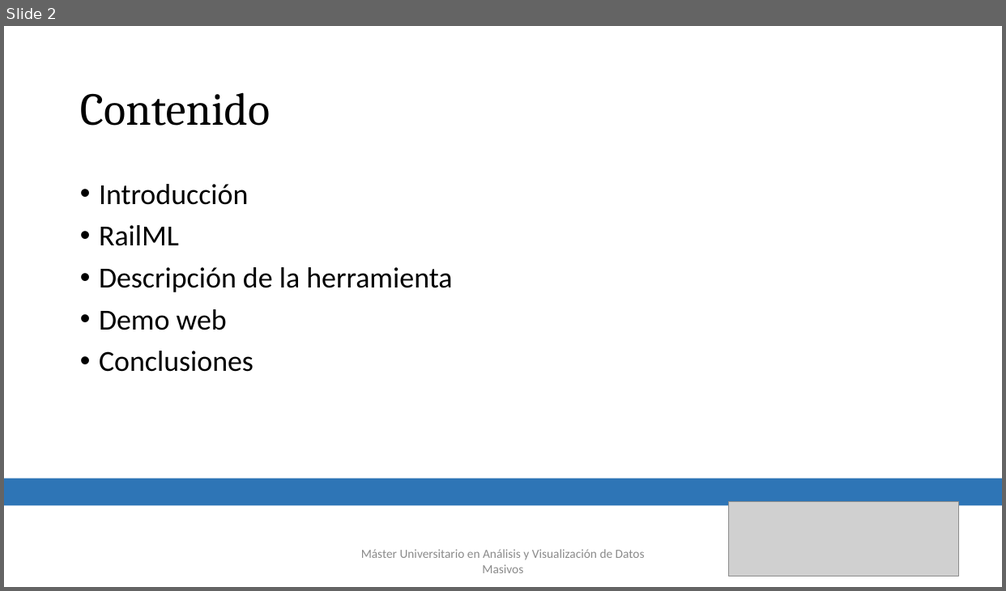
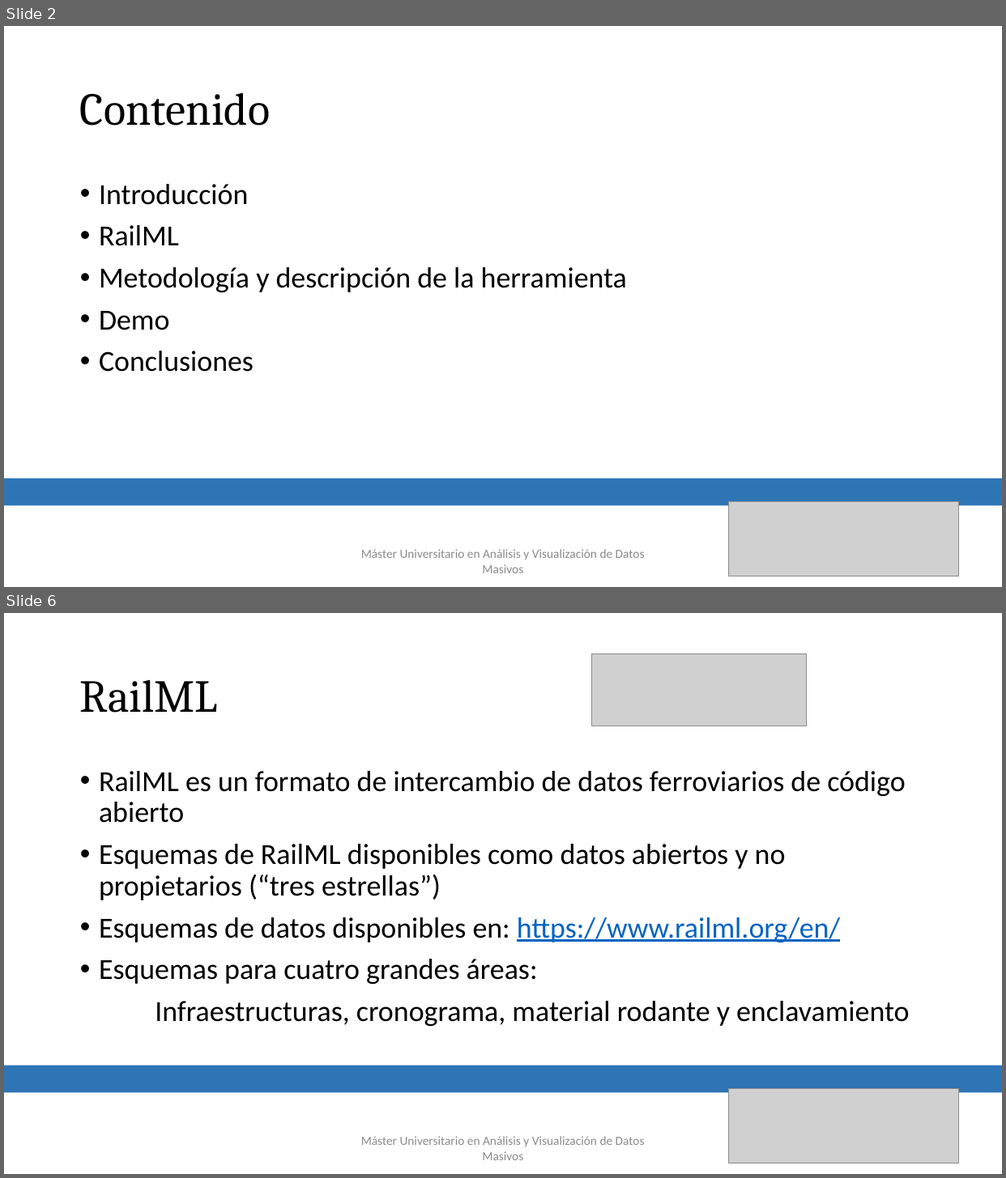
Before and after one commit to adriSM07/railMLdashboard, a slide deck: RailML_Dashboard.pptx. Shown one above the other, each under a label of ours: slide 2 before the commit, slides 2 and 6 after it; the slides between them are not shown. The pictures are 1006x591 and 1006x1178 pixels, drawn with LibreOffice and Linux fonts; fonts in the diff are those of the drawing; grey boxes stand for pictures. Boxes give left, top, right and bottom in pixels: in the first picture for what was removed or moved away, otherwise in the second. Text is boxed around its words. In the diff, an @@ line names an element or a change of style, - is before the commit and + after.

```diff
--- a/RailML_Dashboard.pptx
+++ b/RailML_Dashboard.pptx
@@ slide 6 added at <box>4,613,1002,1174</box>, background #FFFFFF @@
@@ picture added at <box>592,654,808,726</box> @@
@@ text added at <box>80,679,218,713</box>, 44 pt, text #000000 @@
+RailML
@@ text added at <box>99,771,909,1026</box>, 28 pt, text #000000 @@
+• RailML es un formato de intercambio de datos ferroviarios de código abierto
+• Esquemas de RailML disponibles como datos abiertos y no propietarios (“tres estrellas”)
+• Esquemas de datos disponibles en: https://www.railml.org/en/
+• Esquemas para cuatro grandes áreas:
+Infraestructuras, cronograma, material rodante y enclavamiento
@@ rectangle added at <box>4,1066,1002,1093</box>, fill #2E75B6 @@
@@ picture added at <box>730,1089,959,1163</box> @@
@@ text added at <box>361,1136,645,1161</box>, 12 pt, text #8C8C8C @@
+Máster Universitario en Análisis y Visualización de Datos Masivos
@@ slide 2 changed as well @@
@@ text at <box>99,267,627,331</box>: text changed @@
-• Descripción de la herramienta
-• Demo web
+• Metodología y descripción de la herramienta
+• Demo
```
Also in this commit, not shown: 2 other slides changed, 5 other slides added.
